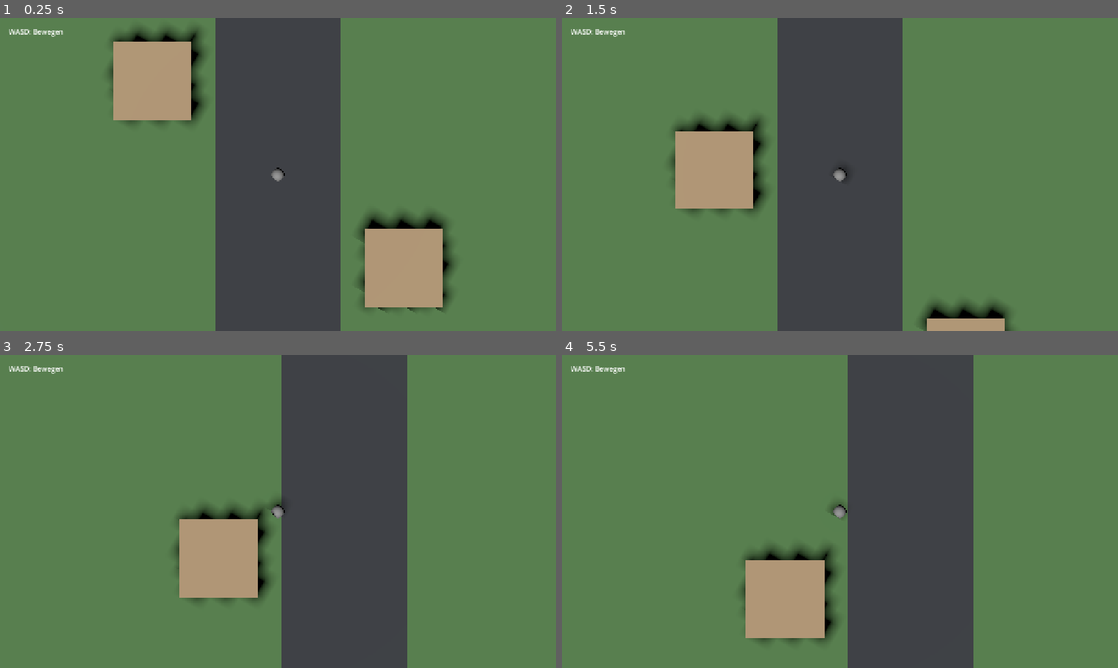
Above: before the commit, frames 1-4 (two rows, left to right).
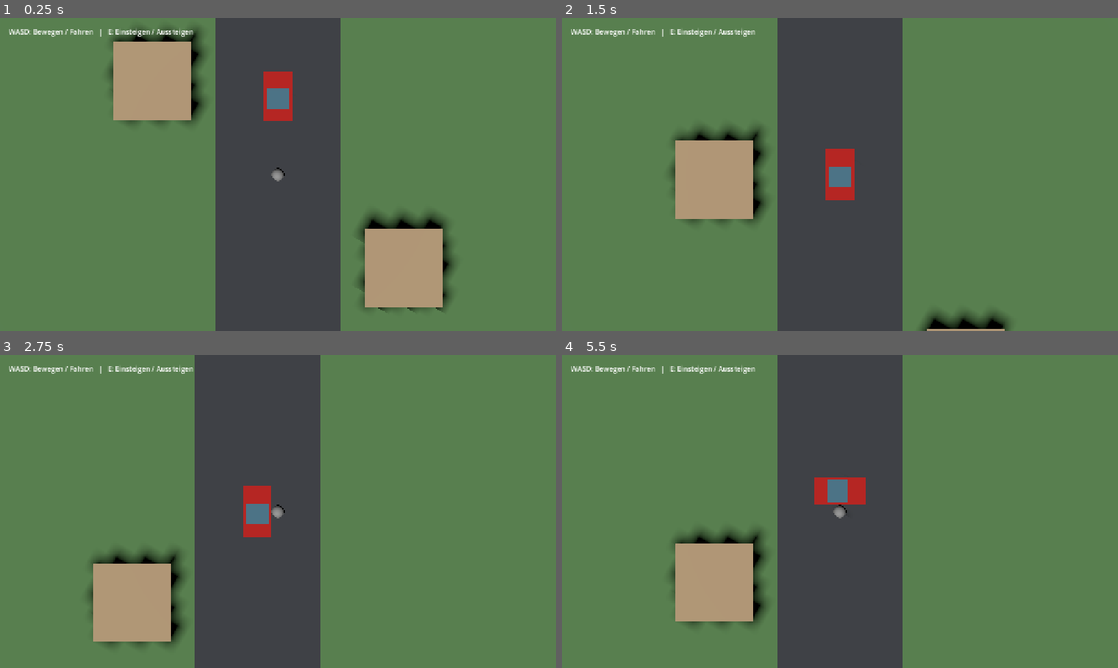
Above: after the commit, the same moments.

Repository: settstep/OpenCrime
Game: Godot game, scene res://scenes/main.tscn
The game is run twice, just before and just after one commit, with the same random seed, the same clock (stepped at 60 frames per second) and the same inputs.
Inputs (mouse positions are in pixels of both pictures, inside the frame that each line leads up to):
- Up to frame 1 (0.25 s): no input
- Up to frame 2 (1.5 s): tap Enter at 0.5 s; move the mouse to (812, 237) at 0.52 s; hold E (interact, bound only after the commit) 0.53-1.28 s; hold W (move_forward) from 0.53 s (still down); click (812, 237) at 0.67 s; move the mouse to (1006, 221) at 1.27 s; tap E (interact, bound only after the commit) at 1.35 s
- Up to frame 3 (2.75 s): move the mouse to (111, 464) at 2.02 s; release W (move_forward) at 2.03 s; hold A (move_left) from 2.03 s (still down); hold E (interact, bound only after the commit) from 2.03 s (still down)
- Up to frame 4 (5.5 s): move the mouse to (867, 511) at 2.77 s; release E (interact, bound only after the commit) at 2.78 s; tap E (interact, bound only after the commit) at 2.85, 4.35 s; click (867, 511) at 2.92 s; move the mouse to (756, 433) at 3.52 s; release A (move_left) at 3.53 s; hold S (move_back) 3.53-4.28 s; hold E (interact, bound only after the commit) 3.53-4.28 s; tap Space at 4.25 s; move the mouse to (962, 495) at 4.27 s; hold D (move_right) 4.28-5.03 s; move the mouse to (728, 527) at 5.02 s; hold W (move_forward) from 5.03 s (still down); hold E (interact, bound only after the commit) from 5.03 s (still down); click (728, 527) at 5.17 s

The runs differ from the first frame. In frame 1, 1.1% of the frame differs, in the area x 11-53%, y 3-33%; in frame 2, 4.1%; in frame 3, 37%, in the area x 11-74%, y 0-100%; in frame 4, 31%.

Commit message:
added a car for testing

Diff:
--- a/project.godot
+++ b/project.godot
@@ -22,6 +22,10 @@
 
 [input]
 
+interact={
+"deadzone": 0.5,
+"events": [Object(InputEventKey,"physical_keycode":69)]
+}
 move_left={
 "deadzone": 0.5,
 "events": [Object(InputEventKey,"resource_local_to_scene":false,"resource_name":"","device":16,"window_id":0,"alt_press …(190 unchanged characters)…
--- /dev/null
+++ b/scenes/car.tscn
@@ -0,0 +1,33 @@
+[gd_scene load_steps=7 format=3]
+
+[ext_resource type="Script" path="res://scripts/car.gd" id="1_car"]
+
+[sub_resource type="StandardMaterial3D" id="BodyMaterial"]
+albedo_color = Color(0.75, 0.12, 0.1, 1)
+
+[sub_resource type="BoxMesh" id="BodyMesh"]
+material = SubResource("BodyMaterial")
+size = Vector3(1.8, 1, 3.2)
+
+[sub_resource type="BoxShape3D" id="BodyShape"]
+size = Vector3(1.8, 1, 3.2)
+
+[sub_resource type="StandardMaterial3D" id="WindowMaterial"]
+albedo_color = Color(0.3, 0.47, 0.55, 1)
+
+[sub_resource type="BoxMesh" id="WindowMesh"]
+material = SubResource("WindowMaterial")
+size = Vector3(1.45, 0.25, 1.3)
+
+[node name="Car" type="CharacterBody3D"]
+script = ExtResource("1_car")
+
+[node name="Body" type="MeshInstance3D" parent="."]
+mesh = SubResource("BodyMesh")
+
+[node name="Window" type="MeshInstance3D" parent="."]
+position = Vector3(0, 0.62, 0.15)
+mesh = SubResource("WindowMesh")
+
+[node name="CollisionShape3D" type="CollisionShape3D" parent="."]
+shape = SubResource("BodyShape")
--- a/scenes/main.tscn
+++ b/scenes/main.tscn
@@ -1,6 +1,8 @@
-[gd_scene load_steps=10 format=3]
+[gd_scene load_steps=12 format=3]
 
 [ext_resource type="PackedScene" path="res://scenes/player.tscn" id="1_player"]
+[ext_resource type="PackedScene" path="res://scenes/car.tscn" id="2_car"]
+[ext_resource type="Script" path="res://scripts/main.gd" id="3_main"]
 
 [sub_resource type="StandardMaterial3D" id="GroundMaterial"]
 albedo_color = Color(0.35, 0.52, 0.31, 1)
@@ -30,6 +32,7 @@
 size = Vector3(5, 3, 5)
 
 [node name="Main" type="Node3D"]
+script = ExtResource("3_main")
 
 [node name="DirectionalLight3D" type="DirectionalLight3D" parent="."]
 rotation_degrees = Vector3(-60, -30, 0)
@@ -69,11 +72,27 @@
 [node name="Player" parent="." instance=ExtResource("1_player")]
 position = Vector3(0, 0.9, 0)
 
+[node name="Car" parent="." instance=ExtResource("2_car")]
+position = Vector3(0, 0.5, -5)
+
+[node name="Camera3D" type="Camera3D" parent="."]
+position = Vector3(0, 20.9, 0)
+rotation_degrees = Vector3(-90, 0, 0)
+projection = 1
+size = 20.0
+current = true
+
 [node name="HUD" type="CanvasLayer" parent="."]
 
 [node name="Instructions" type="Label" parent="HUD"]
 offset_left = 20.0
 offset_top = 20.0
-offset_right = 320.0
+offset_right = 700.0
 offset_bottom = 50.0
-text = "WASD: Bewegen"
+text = "WASD: Bewegen / Fahren   |   E: Einsteigen / Aussteigen"
+
+[node name="Status" type="Label" parent="HUD"]
+offset_left = 20.0
+offset_top = 50.0
+offset_right = 700.0
+offset_bottom = 80.0
--- a/scenes/player.tscn
+++ b/scenes/player.tscn
@@ -18,10 +18,3 @@
 
 [node name="CollisionShape3D" type="CollisionShape3D" parent="."]
 shape = SubResource("CapsuleShape3D_player")
-
-[node name="Camera3D" type="Camera3D" parent="."]
-position = Vector3(0, 20, 0)
-rotation_degrees = Vector3(-90, 0, 0)
-projection = 1
-size = 20.0
-current = true
--- /dev/null
+++ b/scripts/car.gd
@@ -0,0 +1,36 @@
+extends CharacterBody3D
+
+const SPEED := 10.0
+
+var occupied := false
+
+@onready var collision_shape: CollisionShape3D = $CollisionShape3D
+
+
+func _physics_process(delta: float) -> void:
+	var input := Vector2.ZERO
+	if occupied:
+		input = Input.get_vector("move_left", "move_right", "move_forward", "move_back")
+
+	if input != Vector2.ZERO:
+		var desired_angle := atan2(-input.x, -input.y)
+		var query := PhysicsShapeQueryParameters3D.new()
+		query.shape = collision_shape.shape
+		# Lift the test shape slightly so the ground does not block turning.
+		query.transform = Transform3D(Basis(Vector3.UP, desired_angle), global_position + Vector3.UP * 0.05)
+		query.collision_mask = collision_mask
+		query.exclude = [get_rid()]
+		if get_world_3d().direct_space_state.intersect_shape(query, 1).is_empty():
+			global_rotation.y = desired_angle
+		else:
+			input = Vector2.ZERO
+
+	velocity.x = input.x * SPEED
+	velocity.z = input.y * SPEED
+
+	if not is_on_floor():
+		velocity += get_gravity() * delta
+	else:
+		velocity.y = 0.0
+
+	move_and_slide()
--- /dev/null
+++ b/scripts/main.gd
@@ -0,0 +1,94 @@
+extends Node3D
+
+const CarScript = preload("res://scripts/car.gd")
+const ENTER_DISTANCE := 3.5
+const EXIT_OFFSETS := [
+	Vector3(1.7, 0.45, 0),
+	Vector3(-1.7, 0.45, 0),
+	Vector3(0, 0.45, 2.4),
+	Vector3(0, 0.45, -2.4),
+]
+
+@onready var player: CharacterBody3D = $Player
+@onready var car: CarScript = $Car
+@onready var camera: Camera3D = $Camera3D
+@onready var status: Label = $HUD/Status
+@onready var player_shape: CollisionShape3D = $Player/CollisionShape3D
+
+var in_car := false
+var interact_requested := false
+var player_collision_layer: int
+var player_collision_mask: int
+
+
+func _ready() -> void:
+	player_collision_layer = player.collision_layer
+	player_collision_mask = player.collision_mask
+
+
+func _process(_delta: float) -> void:
+	var target := car if in_car else player
+	camera.global_position = target.global_position + Vector3(0, 20, 0)
+
+
+func _unhandled_input(event: InputEvent) -> void:
+	if event.is_action_pressed("interact") and not event.is_echo():
+		interact_requested = true
+
+
+func _physics_process(_delta: float) -> void:
+	if not interact_requested:
+		return
+	interact_requested = false
+
+	if in_car:
+		_exit_car()
+	elif player.global_position.distance_to(car.global_position) <= ENTER_DISTANCE:
+		_enter_car()
+	else:
+		status.text = "Gehe näher an das Auto heran."
+
+
+func _enter_car() -> void:
+	in_car = true
+	car.occupied = true
+	player.velocity = Vector3.ZERO
+	player.set_physics_process(false)
+	player.collision_layer = 0
+	player.collision_mask = 0
+	player.hide()
+	status.text = ""
+
+
+func _exit_car() -> void:
+	if not car.is_on_floor():
+		status.text = "Hier ist kein sicherer Platz zum Aussteigen."
+		return
+
+	var space := get_world_3d().direct_space_state
+	for offset in EXIT_OFFSETS:
+		var position: Vector3 = car.global_position + car.global_basis * offset
+		var query := PhysicsShapeQueryParameters3D.new()
+		query.shape = player_shape.shape
+		query.transform = Transform3D(Basis.IDENTITY, position)
+		query.collision_mask = player_collision_mask
+		query.exclude = [player.get_rid()]
+		if not space.intersect_shape(query, 1).is_empty():
+			continue
+
+		var floor_query := PhysicsRayQueryParameters3D.create(position, position + Vector3.DOWN * 1.1, player_collision_mask, [player.get_rid(), car.get_rid()])
+		var floor_hit := space.intersect_ray(floor_query)
+		if floor_hit.is_empty() or floor_hit.normal.dot(Vector3.UP) < 0.7:
+			continue
+
+		player.global_position = position
+		player.collision_layer = player_collision_layer
+		player.collision_mask = player_collision_mask
+		player.show()
+		player.set_physics_process(true)
+		car.occupied = false
+		in_car = false
+		status.text = ""
+		return
+
+	status.text = "Hier ist kein sicherer Platz zum Aussteigen."
--- /dev/null
+++ b/tests/car_test.gd
@@ -0,0 +1,158 @@
+extends SceneTree
+
+
+func _initialize() -> void:
+	call_deferred("_test")
+
+
+func _advance_frames(count: int) -> void:
+	for i in range(count):
+		await physics_frame
+
+
+func _interact() -> void:
+	var event := InputEventAction.new()
+	event.action = "interact"
+	event.pressed = true
+	Input.parse_input_event(event)
+	await _advance_frames(2)
+	event.pressed = false
+	Input.parse_input_event(event)
+	await _advance_frames(2)
+
+
+func _test() -> void:
+	var packed_scene: PackedScene = load("res://scenes/main.tscn")
+	var scene := packed_scene.instantiate()
+	root.add_child(scene)
+	var player: CharacterBody3D = scene.get_node("Player")
+	var car: CharacterBody3D = scene.get_node("Car")
+	var camera: Camera3D = scene.get_node("Camera3D")
+	var status: Label = scene.get_node("HUD/Status")
+	await _advance_frames(10)
+
+	await _interact()
+	if not player.visible or status.text.is_empty():
+		_fail("Entering from too far away should not work.")
+		return
+
+	Input.action_press("move_forward")
+	await _advance_frames(20)
+	Input.action_release("move_forward")
+	await _interact()
+	if player.visible or player.collision_layer != 0:
+		_fail("Entering the nearby car failed.")
+		return
+
+	var start_x := car.position.x
+	Input.action_press("move_right")
+	await _advance_frames(30)
+	Input.action_release("move_right")
+	await _advance_frames(3)
+	if car.position.x <= start_x + 2.0 or absf(car.position.z + 5.0) > 0.1:
+		_fail("Driving right did not move in the expected world direction.")
+		return
+	var diagonal_start := car.position
+	Input.action_press("move_right")
+	Input.action_press("move_forward")
+	await _advance_frames(15)
+	if car.position.x <= diagonal_start.x + 1.0 or car.position.z >= diagonal_start.z - 1.0 or not is_equal_approx(Vector2(car.velocity.x, car.velocity.z).length(), 10.0):
+		_fail("Diagonal driving failed.")
+		return
+	Input.action_release("move_right")
+	Input.action_release("move_forward")
+	await _advance_frames(3)
+	await process_frame
+	if absf(camera.global_position.x - car.global_position.x) > 0.1:
+		_fail("The camera did not follow the car.")
+		return
+
+	await _interact()
+	if not player.visible or player.collision_layer == 0:
+		_fail("Exiting the car failed.")
+		return
+	var player_start := player.position
+	Input.action_press("move_right")
+	await _advance_frames(20)
+	Input.action_release("move_right")
+	if player.position.x <= player_start.x + 0.5:
+		_fail("The player cannot move after exiting.")
+		return
+
+	player.position = car.position + Vector3(2, 0.4, 0)
+	player.velocity = Vector3.ZERO
+	await _advance_frames(3)
+	await _interact()
+	if player.visible:
+		_fail("Re-entering the car failed.")
+		return
+
+	car.position = Vector3(-14.0, 0.5, -6.0)
+	car.rotation = Vector3.ZERO
+	car.velocity = Vector3.ZERO
+	await _advance_frames(3)
+	Input.action_press("move_right")
+	await _advance_frames(50)
+	Input.action_release("move_right")
+	await _advance_frames(3)
+	if car.position.x < -12.3 or car.position.x > -12.05:
+		_fail("The car did not stop at the building: " + str(car.position))
+		return
+	await _interact()
+	if not player.visible:
+		_fail("Exiting beside a building should use a free position.")
+		return
+
+	await _interact()
+	if player.visible:
+		_fail("Re-entering beside a building failed.")
+		return
+	car.position = Vector3(-11.5, 0.5, -6.0)
+	car.rotation = Vector3.ZERO
+	car.velocity = Vector3.ZERO
+	await _advance_frames(3)
+	Input.action_press("move_right")
+	await _advance_frames(20)
+	Input.action_release("move_right")
+	if absf(car.rotation.y) > 0.01 or car.position.x > -11.45:
+		_fail("The car turned into the building.")
+		return
+
+	car.position = Vector3(0, 0.5, 0)
+	car.rotation = Vector3.ZERO
+	car.velocity = Vector3.ZERO
+	var blockers: Array[StaticBody3D] = []
+	for offset in [Vector3(1.7, 1, 0), Vector3(-1.7, 1, 0), Vector3(0, 1, 2.4), Vector3(0, 1, -2.4)]:
+		var blocker := StaticBody3D.new()
+		var shape := CollisionShape3D.new()
+		var box := BoxShape3D.new()
+		box.size = Vector3(1, 2, 1)
+		shape.shape = box
+		blocker.add_child(shape)
+		scene.add_child(blocker)
+		blocker.position = offset
+		blockers.append(blocker)
+	await _advance_frames(5)
+	await _interact()
+	if player.visible or status.text.is_empty():
+		_fail("Exiting into an obstruction should be rejected.")
+		return
+	for blocker in blockers:
+		blocker.queue_free()
+	await _advance_frames(3)
+
+	car.position = Vector3(24.5, 0.5, 0)
+	car.velocity = Vector3.ZERO
+	await _advance_frames(3)
+	await _interact()
+	if not player.visible or player.position.x >= 25.0:
+		_fail("Exiting should avoid positions outside the ground.")
+		return
+
+	print("Car entry, driving, collisions, camera and exit passed")
+	quit(0)
+
+
+func _fail(message: String) -> void:
+	push_error(message)
+	quit(1)
Not shown, added: scripts/car.gd.uid
Not shown, added: scripts/main.gd.uid
Not shown, added: tests/car_test.gd.uid
Not shown, changed: githubcosts.md
